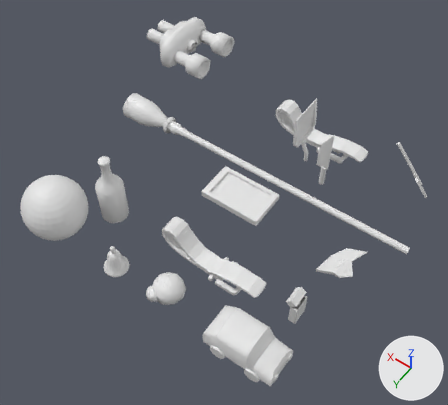
The FBX model Assets/meshes/tools.fbx, before and after one commit.
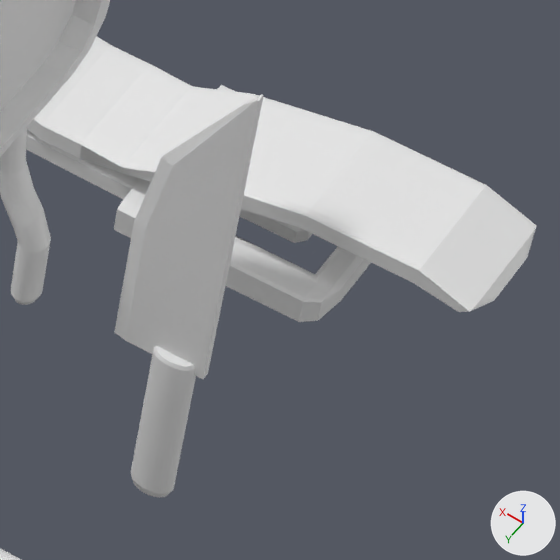
Each version is shown whole from a camera (50 mm lens) standing at (-5.51, 1.39, 6.39) and looking at (-2.87, -2.31, 0.57), then close up on the part from 67% to 83% of the width and 31% to 48% of the height. The lights are fixed; the arrows at lower right show +X, +Y and +Z. Where no turn or scale is listed for an object, it has been applied to the vertices.

Names of what the first close-up shows: '14_dustpan', '15_knife', '16_belt'.
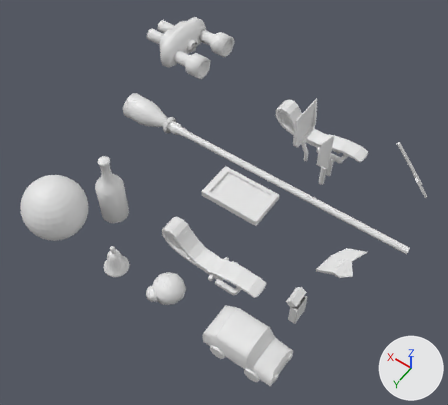
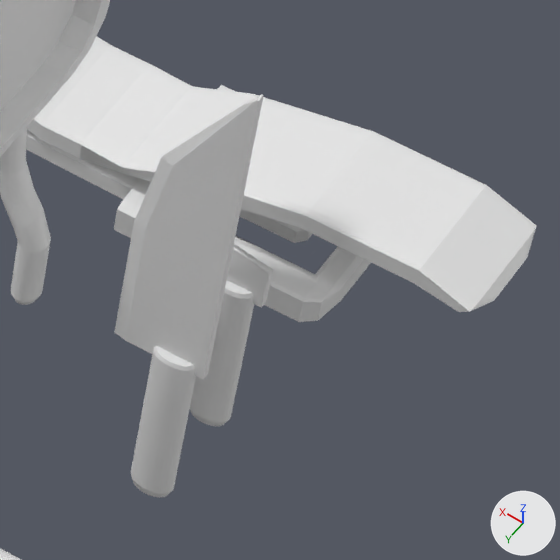
Where the newer file only moved an object's origin or applied its transform, the numbers keep the older frame.

What differs and where, as boxes (x1, y1, x2, y2) in the close-ups (560 x 560 px):
```json
{"object": "15_knife.001", "change": "added", "after": [190, 245, 273, 426]}
```

Scene script edits in JSON lines:
```json
{"op": "add", "block": "me_cylinder_001", "code": ["me_cylinder_001 = bpy.data.meshes.new('Cylinder.001')", "me_cylinder_001.from_pydata(...)  # 174 vertices, 140 faces; spans x -0.053..0.109, y -0.023..0.023, z -0.45..-0.051"]}
{"op": "add", "block": "ob_15_knife_001", "code": ["ob_15_knife_001 = bpy.data.objects.new('15_knife.001', me_cylinder_001)", "ob_15_knife_001.location = (-3.511, -3.774, 0.565)"]}
```
